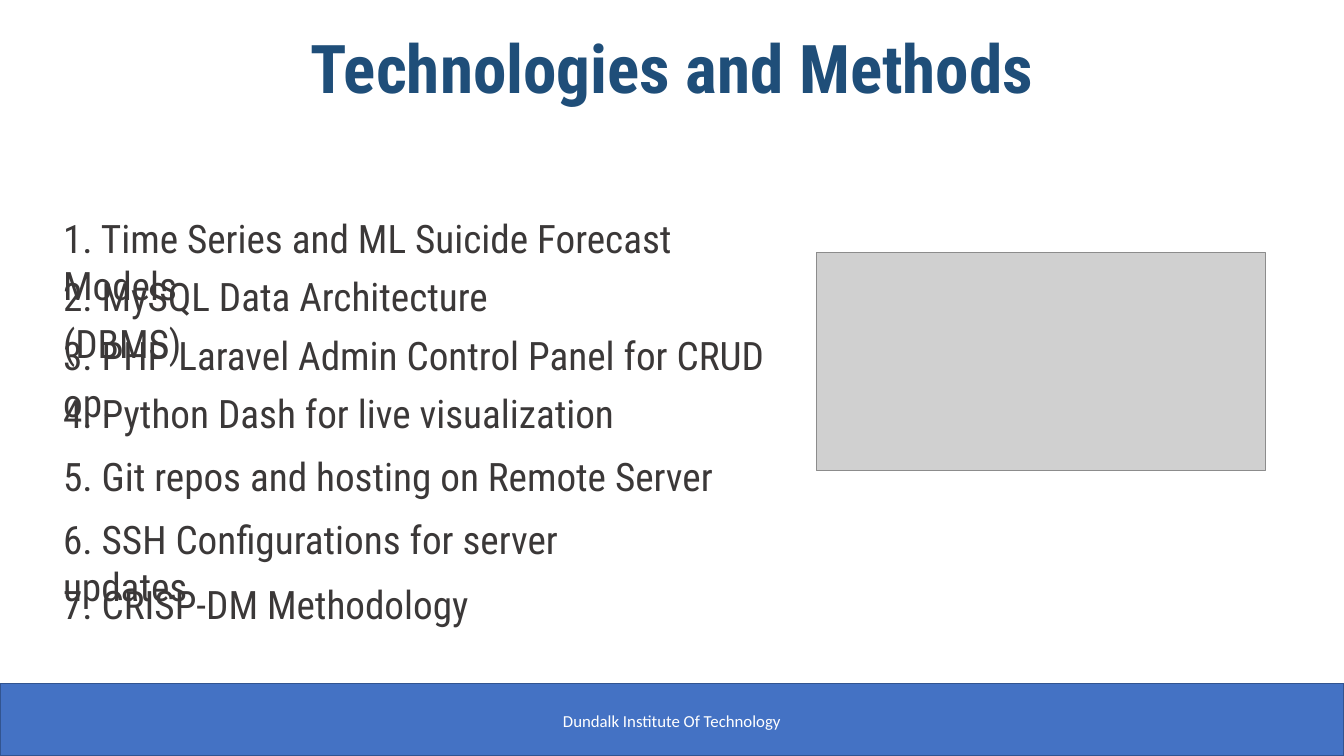
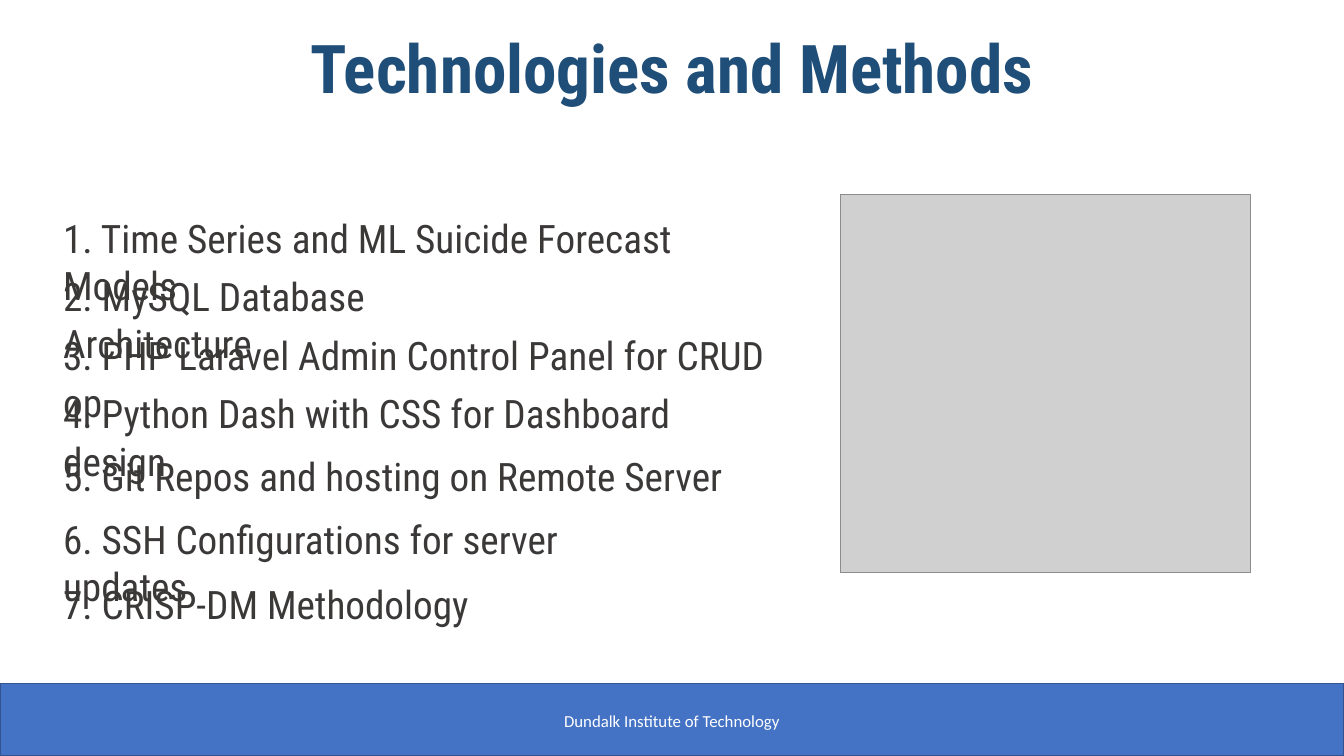
Before and after one commit to sujilkumarkm/desertion_dkit_msc_2022_sep, a slide deck: slide 5 of mani_sujil_dessertation_ppt.pptx. Drawn at 1344x756 pixels with LibreOffice and Linux fonts; fonts in the diff are those of the drawing; grey boxes stand for pictures. Boxes give left, top, right and bottom in pixels: in the first picture for what was removed or moved away, otherwise in the second. Text is boxed around its words. In the diff, an @@ line names an element or a change of style, - is before the commit and + after.

```diff
--- a/mani_sujil_dessertation_ppt.pptx
+++ b/mani_sujil_dessertation_ppt.pptx
@@ picture resized from (x1=817, y1=252, x2=1266, y2=471) to (x1=841, y1=195, x2=1251, y2=573) @@
@@ text at (x1=63, y1=276, x2=365, y2=369): text changed @@
-2. MySQL Data Architecture (DBMS)
+2. MySQL Database Architecture
@@ text at (x1=63, y1=398, x2=670, y2=486): text changed @@
-4. Python Dash for live visualization
+4. Python Dash with CSS for Dashboard design
@@ text at (x1=63, y1=455, x2=722, y2=499): text changed @@
-5. Git repos and hosting on Remote Server
+5. Git Repos and hosting on Remote Server
@@ text at (x1=564, y1=715, x2=780, y2=730): text changed @@
-Dundalk Institute Of Technology
+Dundalk Institute of Technology
```
Also in this commit, not shown: 6 other slides changed.
